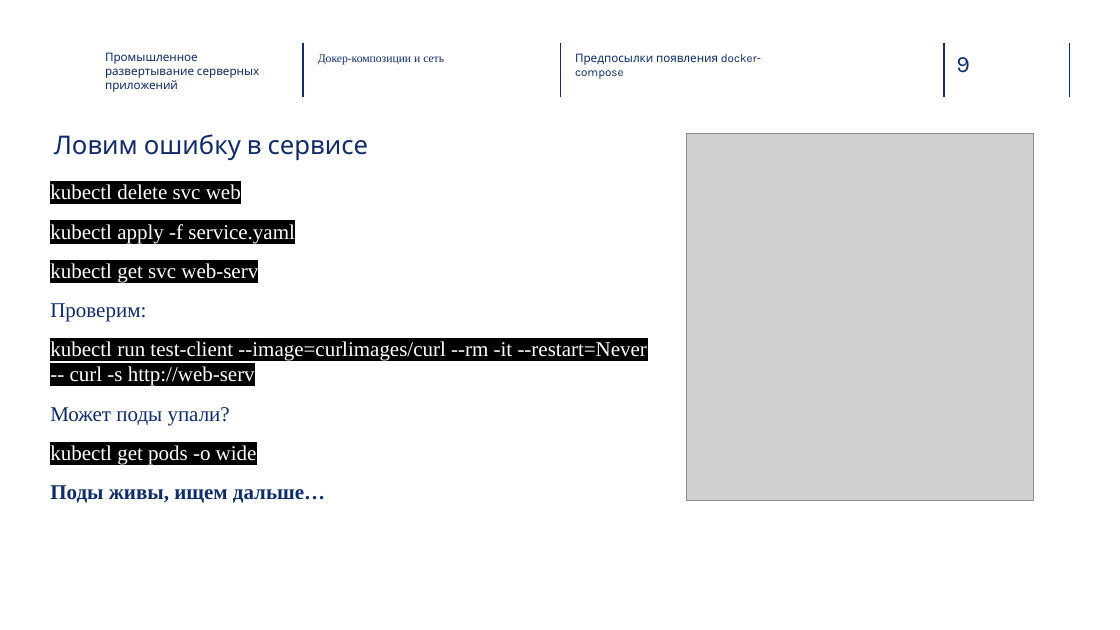
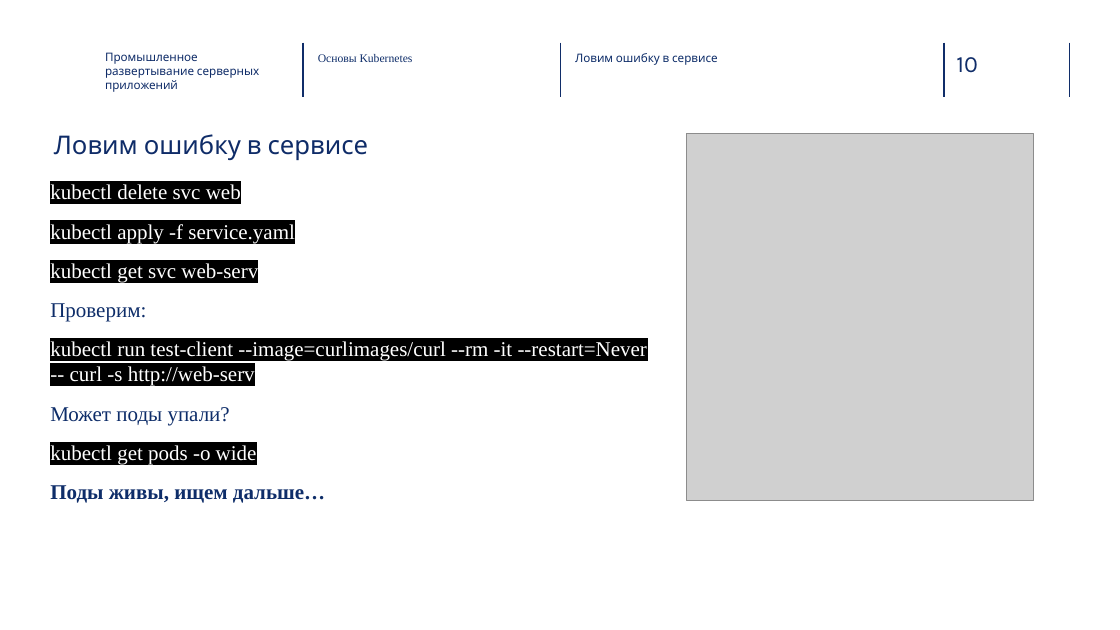
Before and after one commit to Vvil1568/ProductionServerAppDeployment, a slide deck: slide 10 of 3. Основы Кубернетес/presentation.pptx (slide 9 before the commit). Drawn at 1120x630 pixels with LibreOffice and Linux fonts; fonts in the diff are those of the drawing; grey boxes stand for pictures; background and template pictures are left out. Boxes give left, top, right and bottom in pixels: in the first picture for what was removed or moved away, otherwise in the second. Text is boxed around its words. In the diff, an @@ line names an element or a change of style, - is before the commit and + after.

```diff
--- a/3. Основы Кубернетес/presentation.pptx
+++ b/3. Основы Кубернетес/presentation.pptx
@@ text at (318,54,413,62): text changed @@
-Докер-композиции и сеть
+Основы Kubernetes
@@ text at (575,53,718,65): text changed @@
-Предпосылки появления docker-compose
+Ловим ошибку в сервисе
@@ page number at (956,57,978,73): text changed @@
-9
+10
```
Also in this commit, not shown: 15 other slides changed, 1 slide added.
